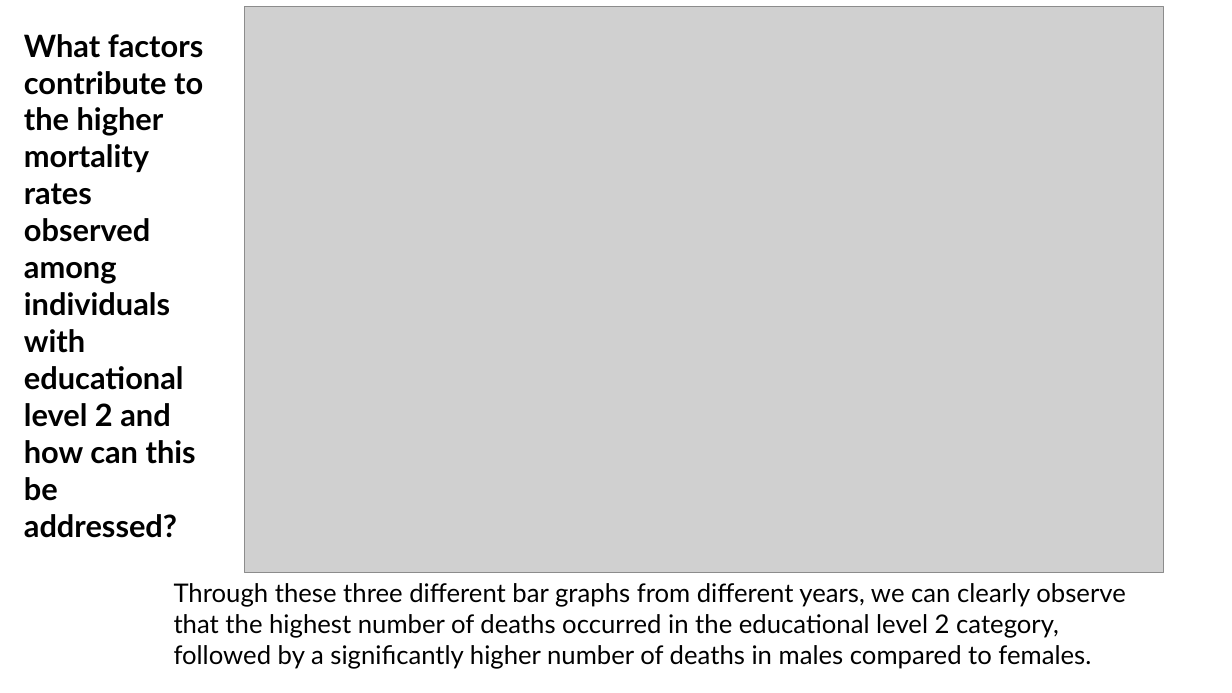
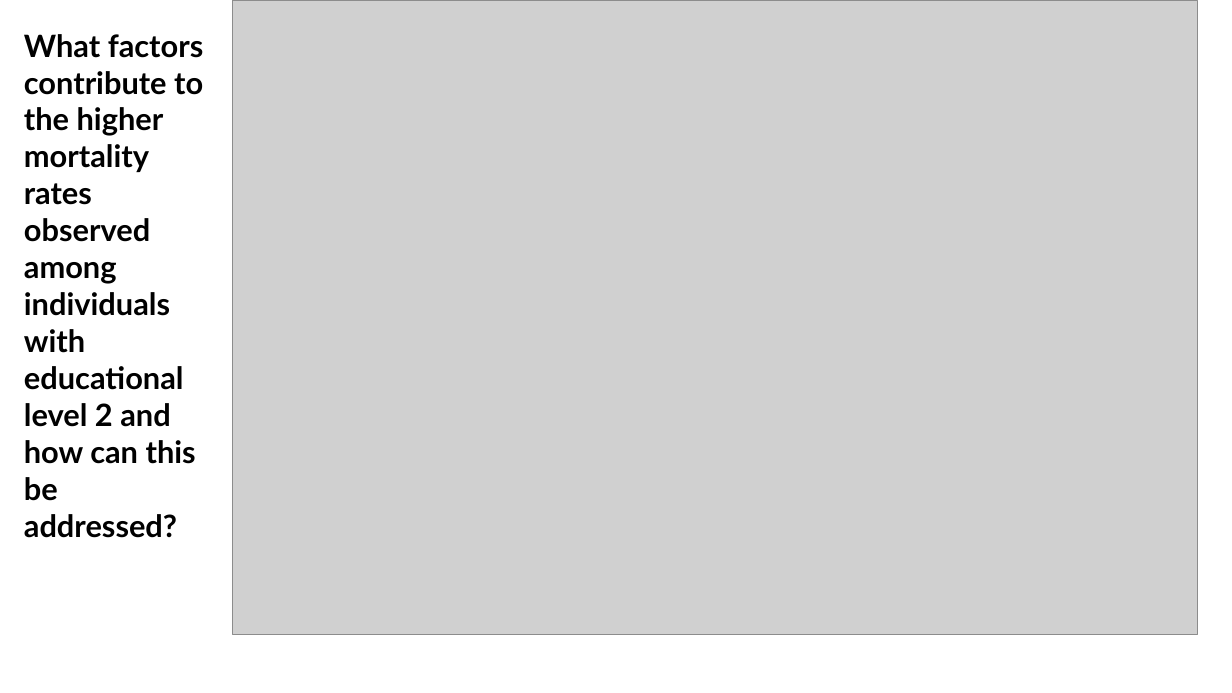
Before and after one commit to YifanZhang19/UQ, a slide deck: slide 3 of 7001/prac5-s4686474.pptx. Drawn at 1232x693 pixels with LibreOffice and Linux fonts; fonts in the diff are those of the drawing; grey boxes stand for pictures. Boxes give left, top, right and bottom in pixels: in the first picture for what was removed or moved away, otherwise in the second. Text is boxed around its words. In the diff, an @@ line names an element or a change of style, - is before the commit and + after.

```diff
--- a/7001/prac5-s4686474.pptx
+++ b/7001/prac5-s4686474.pptx
@@ picture: place and size @@
-picture at <box>244,6,1164,573</box>
+picture at <box>233,0,1198,634</box>
@@ text removed at <box>174,583,1125,669</box> @@
-Through these three different bar graphs from different years, we can clearly observe that the highest number of deaths occurred in the educational level 2 category, followed by a significantly higher number of deaths in males compared to females.
```
Also in this commit, not shown: 2 other slides changed, 1 other file.
